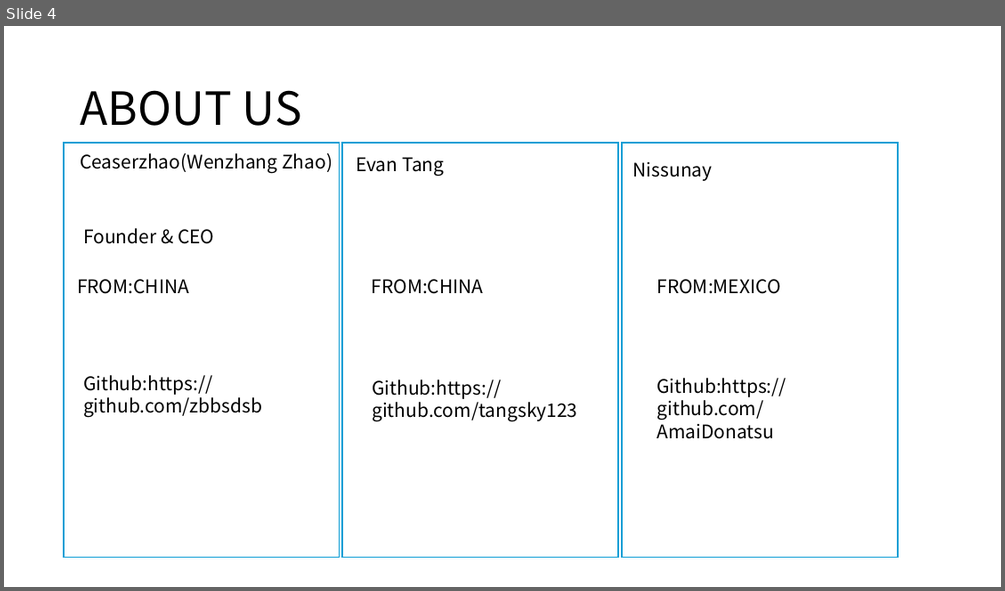
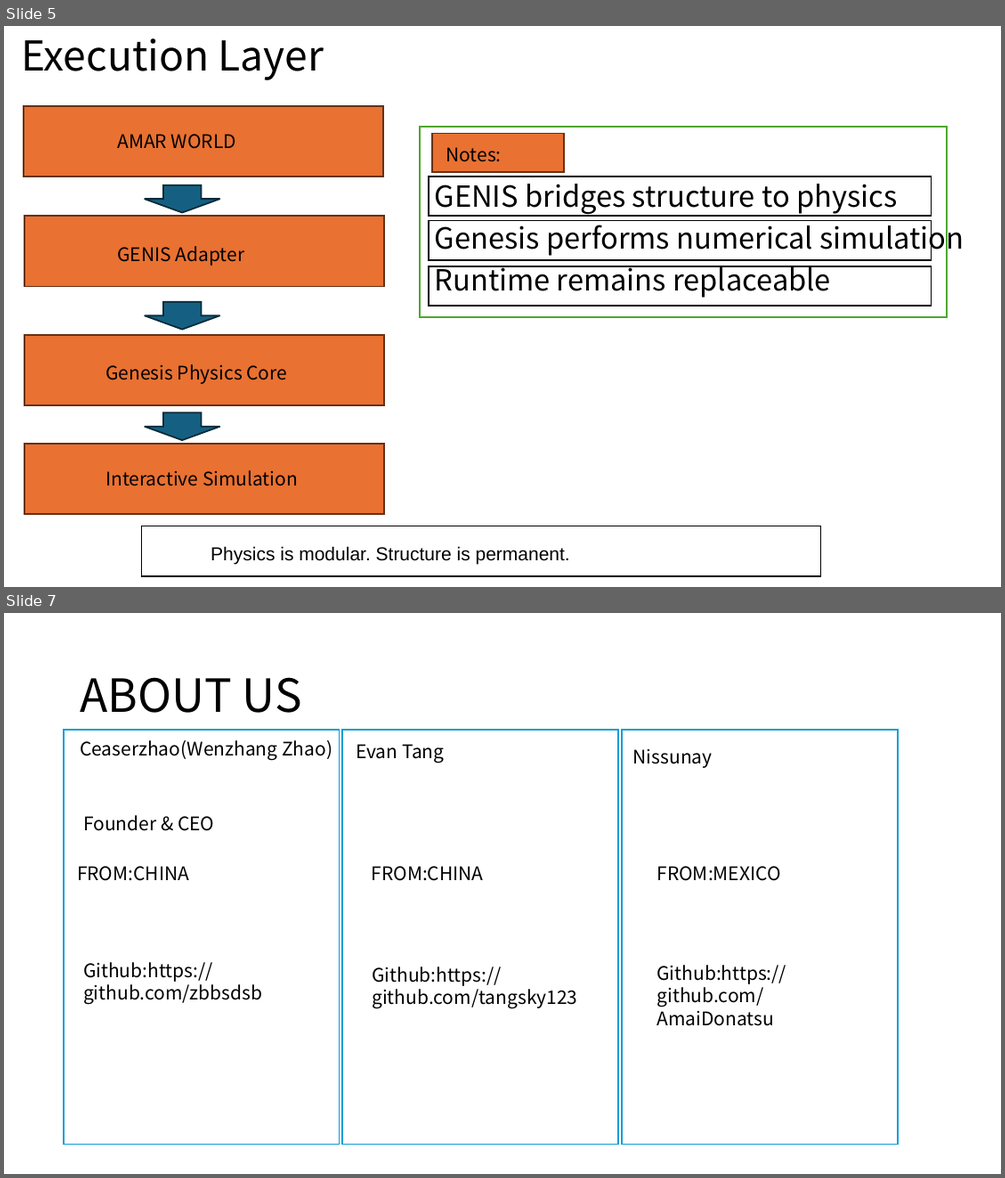
Before and after one commit to Oasis-Company/AMAR-Engine, a slide deck: docs/amar engine overview.pptx. Shown one above the other, each under a label of ours: slide 4 before the commit, slides 5 and 7 after it; the slides between them are not shown. The pictures are 1005x591 and 1005x1178 pixels, drawn with LibreOffice and Linux fonts; fonts in the diff are those of the drawing. Boxes give left, top, right and bottom in pixels: in the first picture for what was removed or moved away, otherwise in the second. Text is boxed around its words. In the diff, an @@ line names an element or a change of style, - is before the commit and + after.

```diff
--- a/docs/amar engine overview.pptx
+++ b/docs/amar engine overview.pptx
@@ slide 5 added at <box>4,26,1001,587</box>, background #FFFFFF @@
@@ title added at <box>21,38,324,80</box>, 39.6 pt, text #000000 @@
+Execution Layer
@@ rectangle added at <box>24,106,383,176</box>, fill #E97132, outline #663216 1.5 pt @@
@@ rectangle added at <box>420,127,947,317</box>, fill #FFFFFF, outline #4EA72E 1.5 pt @@
@@ text added at <box>117,134,236,149</box>, 18 pt, text #000000 @@
+AMAR WORLD
@@ rectangle added at <box>432,133,564,172</box>, fill #E97132, outline #663216 1.5 pt @@
@@ text added at <box>445,147,501,162</box>, 18 pt, text #000000 @@
+Notes:
@@ down arrow added at <box>145,185,220,213</box>, fill #156082, outline #092A39 1.5 pt @@
@@ rectangle added at <box>429,176,931,216</box>, fill #FFFFFF, outline #000000 1.5 pt @@
@@ text added at <box>435,176,963,297</box>, 28 pt, text #000000 @@
+GENIS bridges structure to physics
+Genesis performs numerical simulation
+Runtime remains replaceable
@@ rectangle added at <box>24,216,384,286</box>, fill #E97132, outline #663216 1.5 pt @@
@@ rectangle added at <box>429,220,931,260</box>, fill #FFFFFF, outline #000000 1.5 pt @@
@@ text added at <box>117,246,245,265</box>, 18 pt, text #000000 @@
+GENIS Adapter
@@ rectangle added at <box>429,266,931,305</box>, fill #FFFFFF, outline #000000 1.5 pt @@
@@ down arrow added at <box>145,302,220,329</box>, fill #156082, outline #092A39 1.5 pt @@
@@ rectangle added at <box>24,335,384,405</box>, fill #E97132, outline #663216 1.5 pt @@
@@ text added at <box>105,364,288,384</box>, 18 pt, text #000000 @@
+Genesis Physics Core
@@ down arrow added at <box>145,412,220,440</box>, fill #156082, outline #092A39 1.5 pt @@
@@ rectangle added at <box>24,443,384,514</box>, fill #E97132, outline #663216 1.5 pt @@
@@ text added at <box>105,470,298,486</box>, 18 pt, text #000000 @@
+Interactive Simulation
@@ rectangle added at <box>142,525,821,576</box>, fill #FFFFFF, outline #000000 1.5 pt @@
@@ text added at <box>210,546,570,564</box>, 18 pt, text #000000 @@
+Physics is modular. Structure is permanent.
@@ what was slide 4 is now slide 7 @@
```
Also in this commit, not shown: 1 slide changed, 5 other slides added, 4 slides removed, 1 other file.
